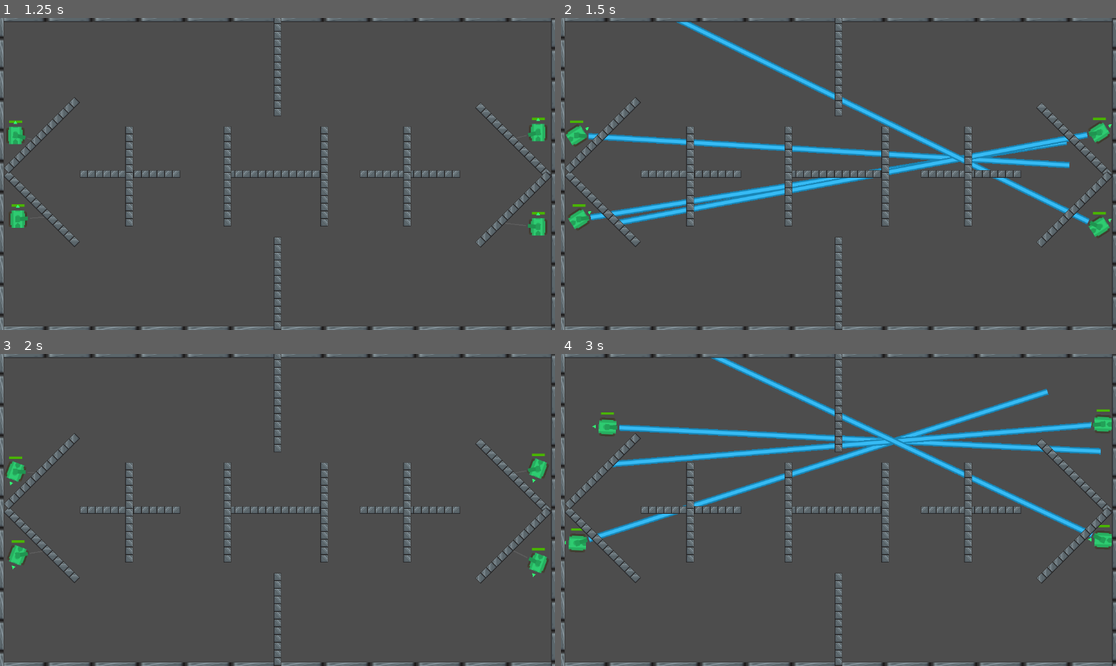
Above: before the commit, frames 1-4 (two rows, left to right).
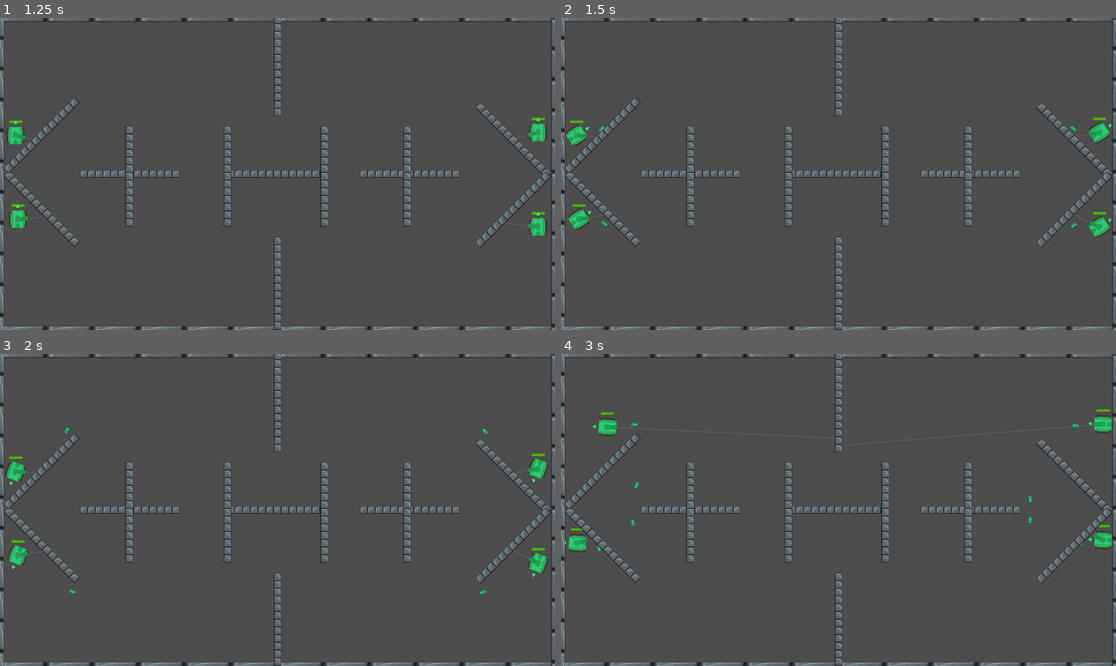
Above: after the commit, the same moments.

Repository: Koala118th/Tank-AWS
Game: Godot game, scene res://Interfaces/Main Menu/main_menu.tscn
The game is run twice, just before and just after one commit, with the same random seed, the same clock (stepped at 60 frames per second) and the same inputs.
Inputs (mouse positions are in pixels of both pictures, inside the frame that each line leads up to):
- Up to frame 1 (1.25 s): click "Get Started" at 0.5 s
- Up to frame 2 (1.5 s): tap Enter at 1.25 s; move the mouse to (960, 158) at 1.27 s; press the mouse at (960, 158) at 1.28 s; hold D (turn_right) from 1.28 s (still down)
- Up to frame 3 (2 s): keep holding D (turn_right)
- Up to frame 4 (3 s): move the mouse to (727, 525) at 2.02 s; release D (turn_right) at 2.03 s; release the mouse at (727, 525) at 2.03 s; hold S (move_backward) 2.03-2.78 s; click (727, 525) at 2.1 s; move the mouse to (894, 441) at 2.77 s; press the mouse at (894, 441) at 2.78 s; hold D (turn_right) from 2.78 s (still down)

Frame 1 is identical in both runs. In frame 2, 5.6% of the frame differs, in the area x 4-96%, y 1-68%; in frame 3, less than 0.1%; in frame 4, 6.3%, in the area x 4-98%, y 1-64%.

Commit message:
add turn speed to chaser

Diff:
--- a/Entities/Tank/tank.gd
+++ b/Entities/Tank/tank.gd
@@ -9,7 +9,7 @@
 var laser_scene: PackedScene = preload("res://Objects/projectile/laser/laser.tscn")
 var explosion_scene: PackedScene =preload("res://Entities/Explosion/explosion.tscn")
 
-@export var current_ammo: PackedScene = laser_scene
+@export var current_ammo: PackedScene = chaser_scene
 
 @export var speed: float = 150.0
 @export var turn_speed: float = 5.0
--- a/Objects/projectile/chaser/chaser.gd
+++ b/Objects/projectile/chaser/chaser.gd
@@ -1,17 +1,18 @@
 extends Projectile
 class_name Chaser
 
+@export var turn_speed = 10.0
 
 @onready var agent: NavigationAgent2D = $NavigationAgent2D
 var target: Node2D
 
 
 func _ready():
+	target = get_closest_tank()
+	agent.target_position = target.global_position
 	$EnemyDetectionArea/CollisionShape2D.disabled = true
 	await get_tree().create_timer(0.15).timeout
 	$EnemyDetectionArea/CollisionShape2D.disabled = false
-	target = get_closest_tank()
-	agent.target_position = target.global_position
 
 
 func get_closest_tank():
@@ -42,10 +43,17 @@
 		return
 
 	var next_point = agent.get_next_path_position()
-	var direction = (next_point - global_position).normalized()
+	var desired_dir = (next_point - global_position).normalized()
 
-	velocity = direction * speed
+	# If velocity is zero, initialize it
+	if velocity.length() == 0:
+		velocity = desired_dir * speed
+	else:
+		var current_dir = velocity.normalized()
+		var new_dir = current_dir.lerp(desired_dir, turn_speed * delta).normalized()
+		velocity = new_dir * speed
+
 	move_and_collide(velocity * delta)
 	if target:
 		agent.target_position = target.global_position
-	rotation = direction.angle() + deg_to_rad(90)
+	rotation = velocity.angle() + deg_to_rad(90)
